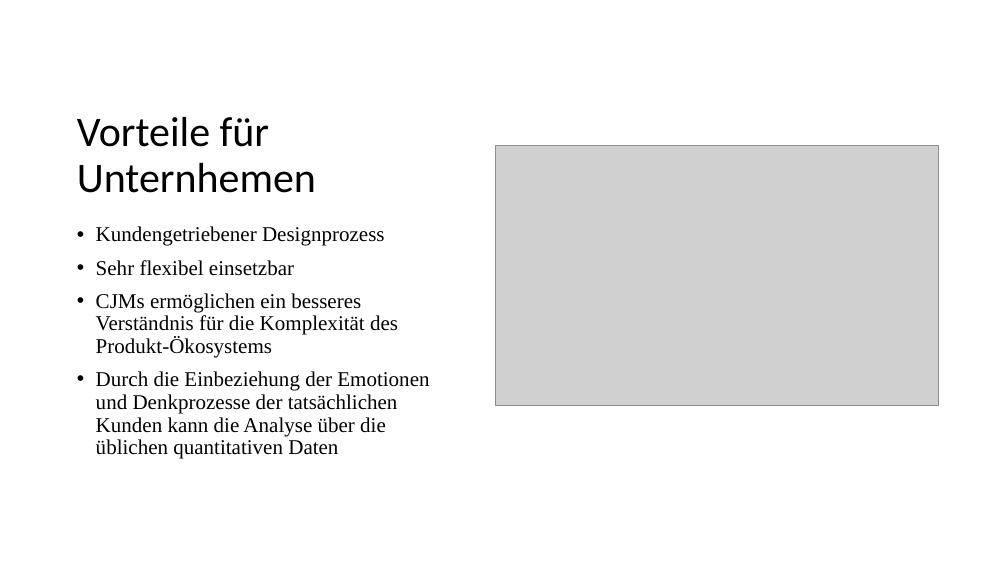
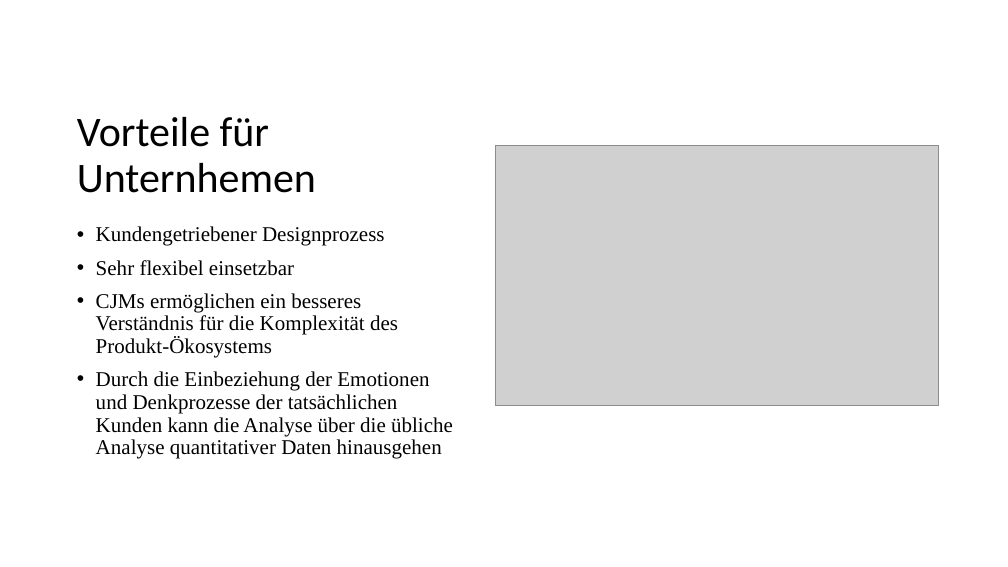
Before and after one commit to TimBoeckel/HCI-Sem-JourneyMaps, a slide deck: slide 12 of Praesentation/Präsentation_Tim.pptx (slide 13 before the commit). Drawn at 1008x567 pixels with LibreOffice and Linux fonts; fonts in the diff are those of the drawing; grey boxes stand for pictures. Boxes give left, top, right and bottom in pixels: in the first picture for what was removed or moved away, otherwise in the second. Text is boxed around its words. In the diff, an @@ line names an element or a change of style, - is before the commit and + after.

```diff
--- a/Praesentation/Präsentation_Tim.pptx
+++ b/Praesentation/Präsentation_Tim.pptx
@@ text at (x1=96, y1=371, x2=453, y2=459): text changed @@
-• Durch die Einbeziehung der Emotionen und Denkprozesse der tatsächlichen Kunden kann die Analyse über die üblichen quantitativen Daten
+• Durch die Einbeziehung der Emotionen und Denkprozesse der tatsächlichen Kunden kann die Analyse über die übliche Analyse quantitativer Daten hinausgehen
```
Also in this commit, not shown: 3 other slides changed, 1 slide removed.
